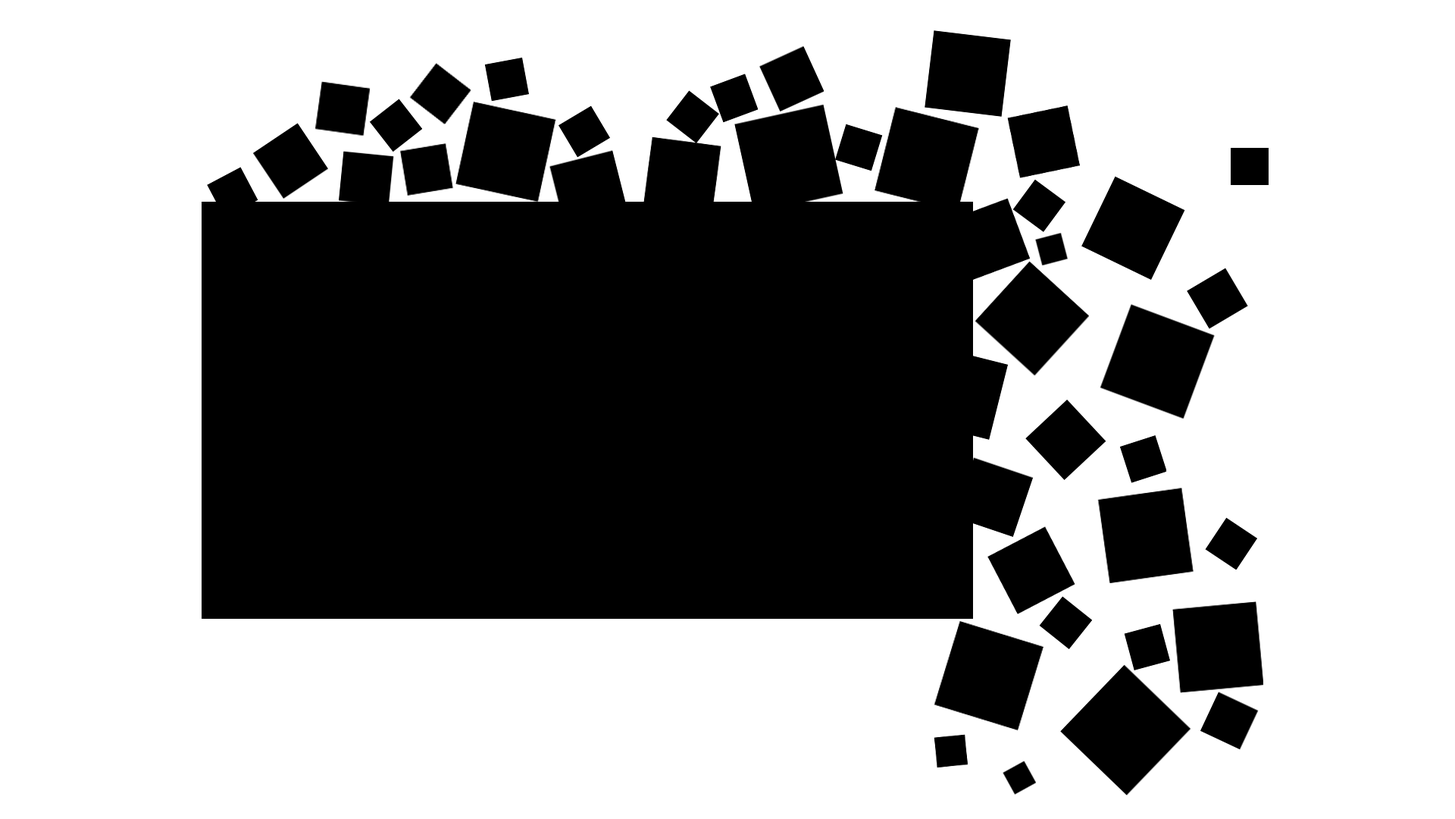
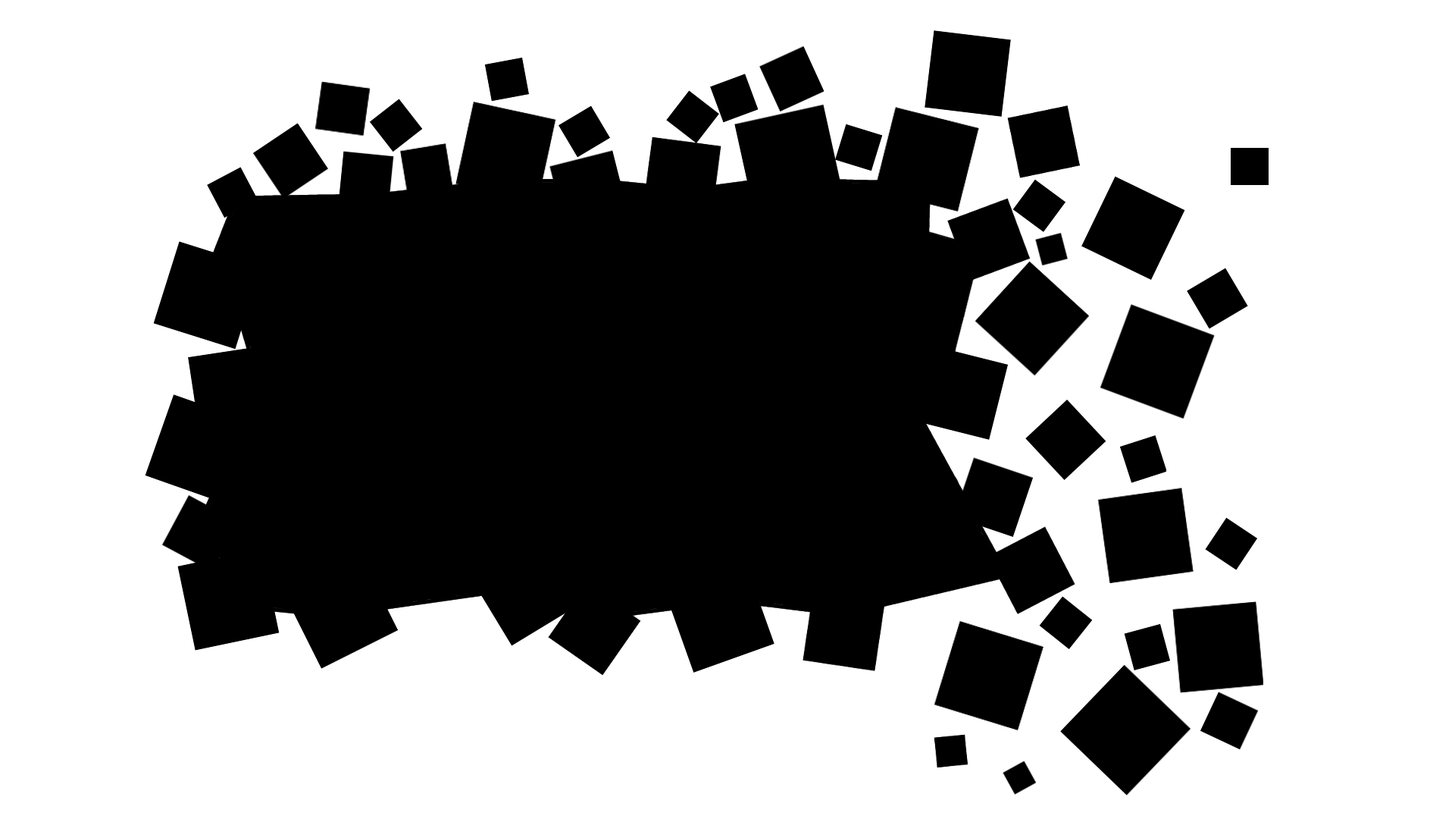
Before/after of a w=1455, h=819 layered artwork. What changed in the layer stack:
removed layer "Calque Copié" over (x1=409, y1=62, x2=472, y2=125)
painted on "SmallRocks" over (x1=144, y1=241, x2=887, y2=676)
painted on "MiddleBlock" over (x1=193, y1=178, x2=1001, y2=619)
